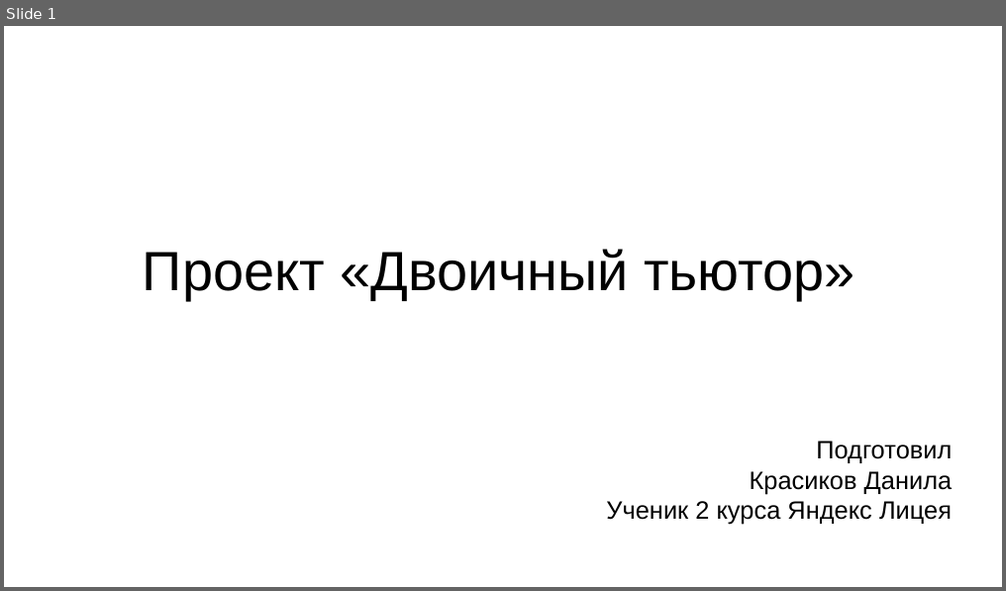
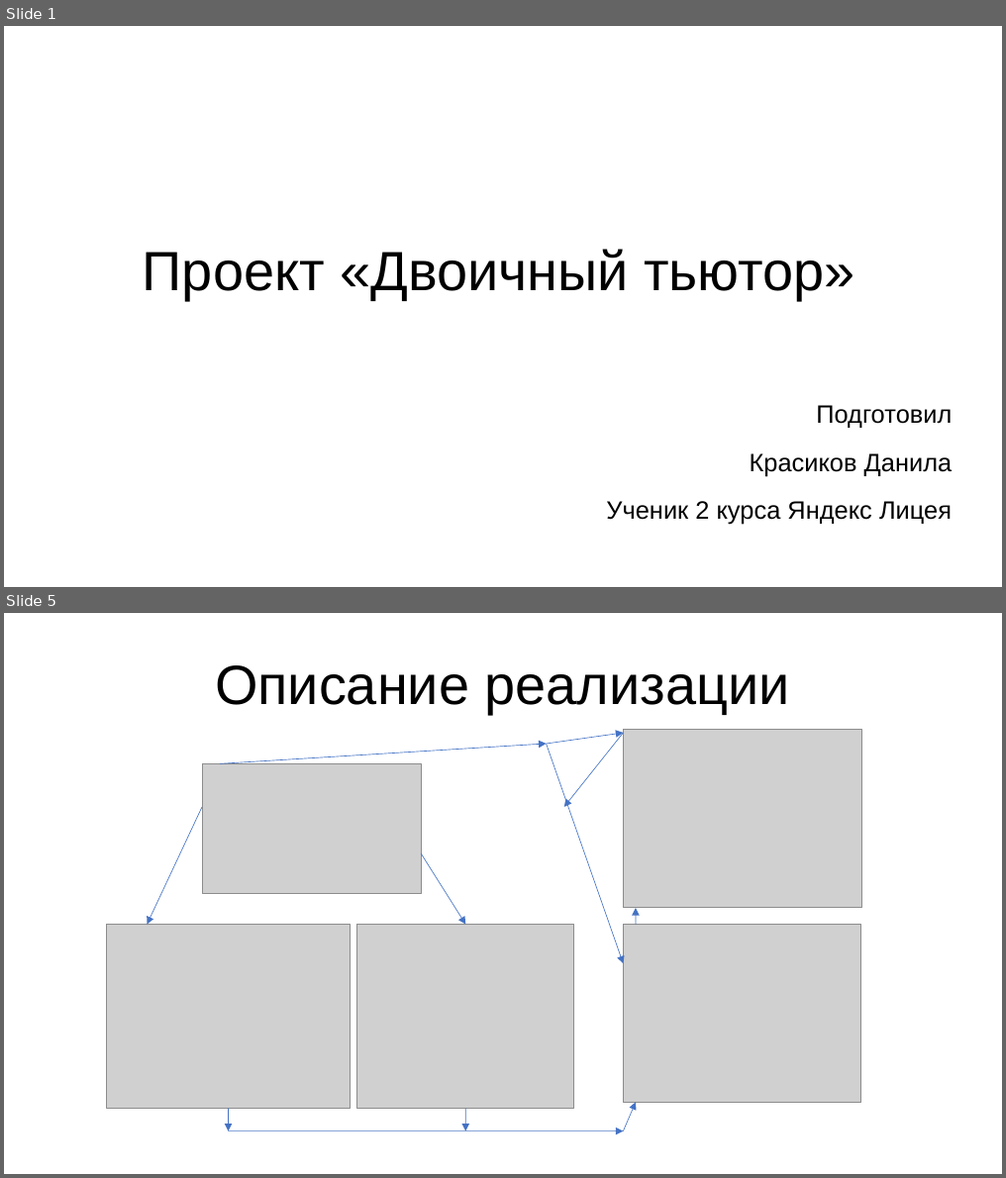
Before and after one commit to krasikovdp-2/binary_tutor, a slide deck: presentation.odp. Shown one above the other, each under a label of ours: slide 1 before the commit, slides 1 and 5 after it; the slides between them are not shown. The pictures are 1006x591 and 1006x1178 pixels, drawn with LibreOffice and Linux fonts; fonts in the diff are those of the drawing; grey boxes stand for pictures. Boxes give left, top, right and bottom in pixels: in the first picture for what was removed or moved away, otherwise in the second. Text is boxed around its words. In the diff, an @@ line names an element or a change of style, - is before the commit and + after.

```diff
--- a/presentation.odp
+++ b/presentation.odp
@@ slide 5 added at [4,613,1002,1174], background #FFFFFF @@
@@ title added at [215,665,790,714], 44 pt, text #000000 @@
+Описание реализации
@@ picture added at [624,729,862,908] @@
@@ arrow added from (221, 764) to (547, 744), #4472C4 0.51 pt @@
@@ arrow added from (547, 744) to (624, 733), #4472C4 0.51 pt @@
@@ arrow added from (547, 744) to (624, 964), #4472C4 0.51 pt @@
@@ arrow added from (624, 733) to (564, 807), #4472C4 0.51 pt @@
@@ picture added at [202,764,422,894] @@
@@ arrow added from (202, 807) to (148, 925), #4472C4 0.51 pt @@
@@ arrow added from (422, 854) to (465, 925), #4472C4 0.51 pt @@
@@ arrow added from (636, 925) to (636, 908), #4472C4 0.51 pt @@
@@ picture added at [107,925,350,1109] @@
@@ picture added at [357,925,573,1109] @@
@@ picture added at [624,925,860,1103] @@
@@ arrow added from (229, 1109) to (229, 1132), #4472C4 0.51 pt @@
@@ arrow added from (465, 1109) to (465, 1132), #4472C4 0.51 pt @@
@@ arrow added from (624, 1132) to (636, 1103), #4472C4 0.51 pt @@
@@ arrow added from (229, 1132) to (624, 1132), #4472C4 0.51 pt @@
@@ slide 1 changed as well @@
@@ subtitle "Подготовил" at [606,405,952,525]: more space between paragraphs @@
```
Also in this commit, not shown: 5 other slides added, 3 slides removed.
